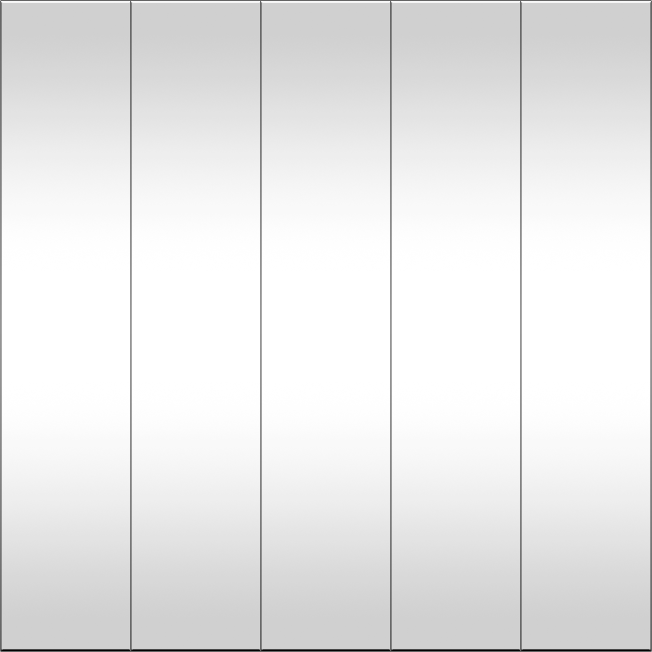
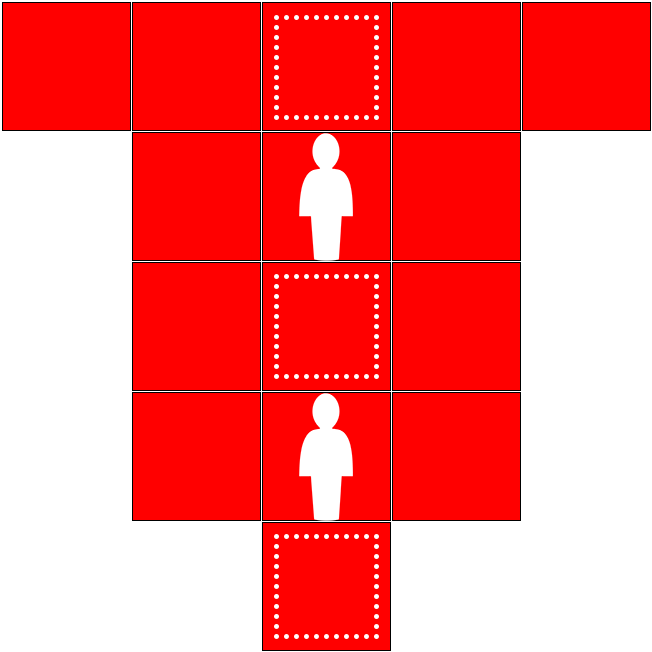
Layers edited between the first and the second 652 x 652 image:
added layer "blank copy" above "blank" over [274, 534, 379, 639]
added group "Group 2" with 15 layers above "Group 1" over [2, 2, 651, 651]
showed "Rectangle 1 copy 4", moved it into group "Group 2", painted on it over [522, 2, 651, 131]
showed "Rectangle 1 copy 3", moved it into group "Group 2" over [392, 2, 521, 131]
showed "Rectangle 1 copy 2", moved it into group "Group 2" over [262, 2, 391, 131]
added layer "Rectangle 1 copy 9" in group "Group 2" over [392, 132, 521, 261]
added layer "Rectangle 1 copy 11" in group "Group 2" over [392, 392, 521, 521]
added layer "Rectangle 1 copy 8" in group "Group 2" over [392, 262, 521, 391]
added layer "Rectangle 1 copy 12" in group "Group 2" over [262, 522, 391, 651]
added layer "Rectangle 1 copy 10" (1st of 2, in "Group 2") in group "Group 2" over [262, 392, 391, 521]
added layer "Rectangle 1 copy 10" (2nd of 2, in "Group 2") in group "Group 2" over [132, 392, 261, 521]
added layer "Rectangle 1 copy 7" (1st of 2, in "Group 2") in group "Group 2" over [262, 262, 391, 391]
added layer "Rectangle 1 copy 7" (2nd of 2, in "Group 2") in group "Group 2" over [262, 132, 391, 261]
added layer "Rectangle 1 copy 6" in group "Group 2" over [132, 262, 261, 391]
added layer "Rectangle 1 copy 5" in group "Group 2" over [132, 132, 261, 261]
showed "Rectangle 1 copy", moved it into group "Group 2" over [132, 2, 261, 131]
showed "Rectangle 1", moved it into group "Group 2" over [2, 2, 131, 131]
moved "Rectangle 2 copy 4" into group "Group 1", painted on it over [521, 1, 651, 651]
moved "Rectangle 2 copy 3" into group "Group 1", painted on it over [391, 1, 521, 651]
moved "Rectangle 2 copy 2" into group "Group 1", painted on it over [261, 1, 391, 651]
moved "Rectangle 2 copy" into group "Group 1", painted on it over [131, 1, 261, 651]
moved "Rectangle 2" into group "Group 1", painted on it over [1, 1, 131, 651]
hid "Background" over [0, 0, 652, 652]
…and 4 more changes (4 added)
